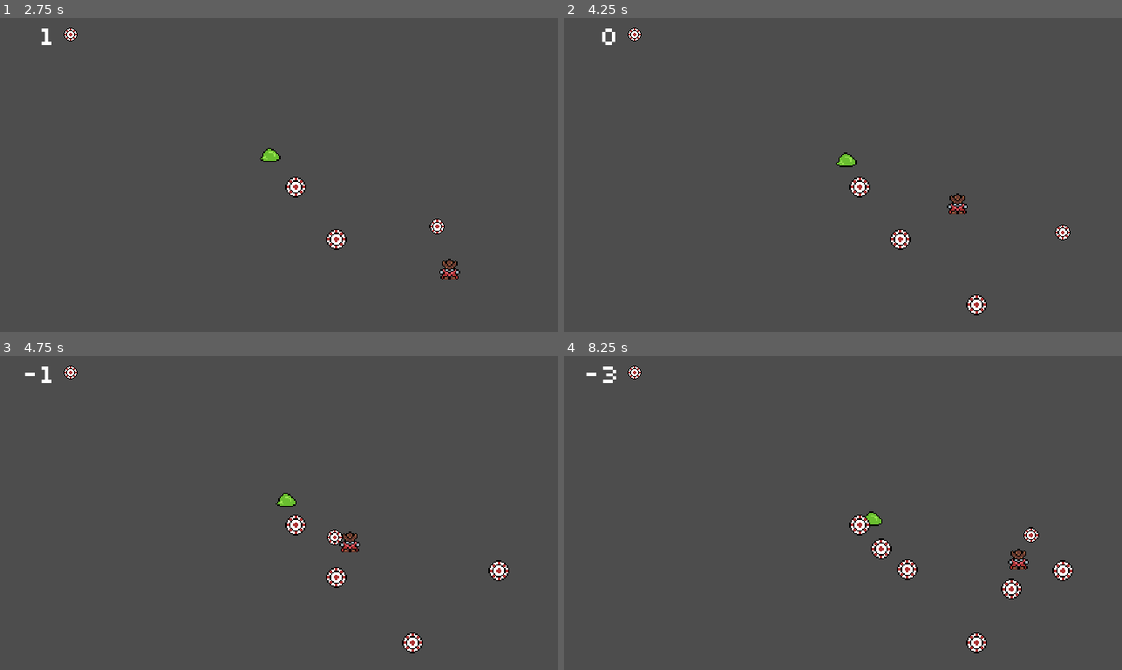
Above: before the commit, frames 1-4 (two rows, left to right).
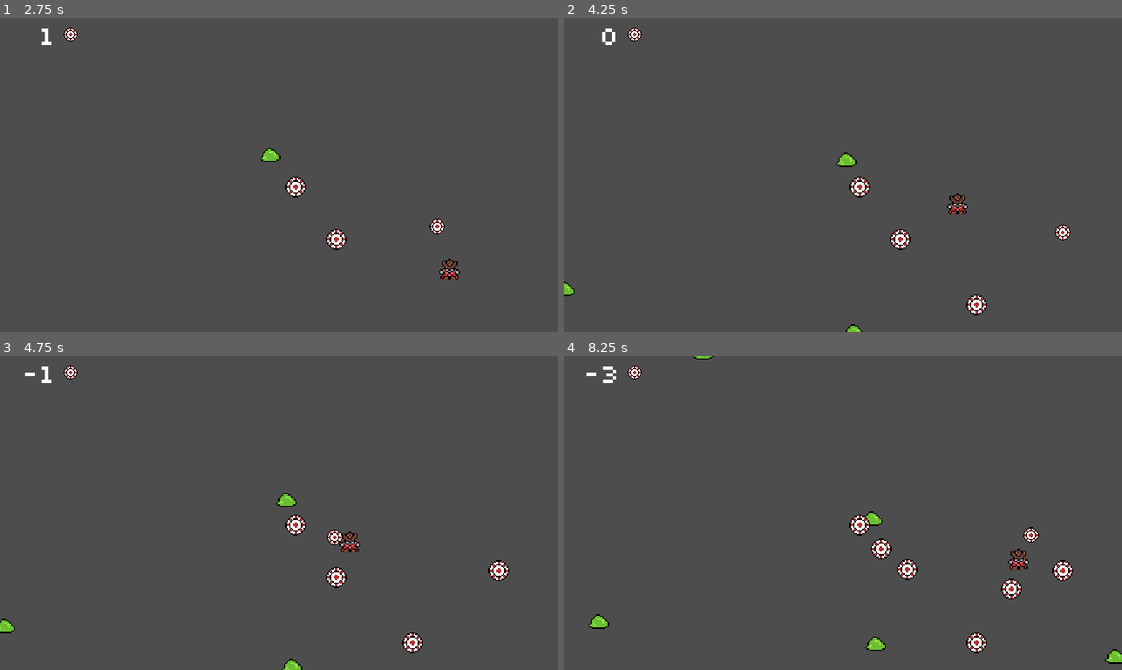
Above: after the commit, the same moments.

Repository: tkapa/risk-it
Game: Godot game, scene res://Scenes/main.tscn
Same seed, same stepped clock (60 frames per second), same inputs: the game is played once before the commit and once after it.
Inputs (mouse positions are in pixels of both pictures, inside the frame that each line leads up to):
- Up to frame 1 (2.75 s): move the mouse to (401, 159) at 0.52 s; hold D (right) 0.53-1.28 s; tap Space (throw) at 0.6, 1.35, 2.1 s; move the mouse to (167, 190) at 1.27 s; hold S (down) 1.28-2.03 s; move the mouse to (334, 105) at 2.02 s; hold D (right) from 2.03 s (still down)
- Up to frame 2 (4.25 s): move the mouse to (815, 237) at 2.77 s; release D (right) at 2.78 s; hold W (up) 2.78-3.53 s; tap Space (throw) at 2.85, 3.6 s; move the mouse to (1010, 222) at 3.52 s; hold A (left) from 3.53 s (still down)
- Up to frame 3 (4.75 s): keep holding A (left); move the mouse to (111, 465) at 4.27 s; tap Space (throw) at 4.35 s
- Up to frame 4 (8.25 s): move the mouse to (870, 513) at 5.02 s; release A (left) at 5.03 s; hold S (down) 5.03-5.78 s; tap Space (throw) every 0.75 s from 5.1 to 8.1 s; move the mouse to (759, 434) at 5.77 s; hold D (right) 5.78-6.53 s; move the mouse to (965, 497) at 6.52 s; hold W (up) 6.53-7.28 s; move the mouse to (731, 528) at 7.27 s; hold D (right) 7.28-8.03 s; move the mouse to (898, 443) at 8.02 s; hold S (down) from 8.03 s (still down)

Frame 1 is identical in both runs. In frame 2, 0.1% of the frame differs, in the area x 0-54%, y 83-100%; in frame 3, 0.2%; in frame 4, 0.4%, in the area x 4-100%, y 0-99%.

Commit message:
Enemy Spawning.

Diff:
--- /dev/null
+++ b/Scenes/enemy_spawn_track.gd
@@ -0,0 +1,24 @@
+class_name EnemySpawner extends Path2D
+
+@export var spawn_time : float = 2
+
+@onready var spawn_point : PathFollow2D = $EnemySpawnPoint
+var spawn_timer : Timer = Timer.new()
+
+var enemy_scene : PackedScene = preload("res://Entities/Enemies/enemy.tscn")
+
+var slime : EnemyStats = preload("res://Resources/Enemies/slime.tres")
+
+func _ready():
+	spawn_timer.timeout.connect(_on_spawn_timer_timeout)
+	add_child(spawn_timer)
+	spawn_timer.start(spawn_time)
+
+func _on_spawn_timer_timeout():
+	spawn_point.progress_ratio = randf_range(0, 1)
+
+	var enemy : Enemy = enemy_scene.instantiate()
+	enemy.position = spawn_point.position
+	enemy.enemy_stats = slime
+
+	get_parent().add_child(enemy)
--- a/Scenes/main.tscn
+++ b/Scenes/main.tscn
@@ -6,6 +6,13 @@
 [ext_resource type="PackedScene" uid="uid://dv5mjtjnmmlae" path="res://Entities/Enemies/enemy.tscn" id="3_8gbba"]
 [ext_resource type="PackedScene" uid="uid://se3rgu7umfgo" path="res://Scenes/UI/player_hp.tscn" id="3_jjvhh"]
 [ext_resource type="PackedScene" uid="uid://bmj1phiqd4ot5" path="res://Entities/Pickups/Chip/chip_pickup.tscn" id="4_jjvhh"]
+[ext_resource type="Script" uid="uid://deqbdl82kddyn" path="res://Scenes/enemy_spawn_track.gd" id="7_6bp64"]
+
+[sub_resource type="Curve2D" id="Curve2D_21xkr"]
+_data = {
+"points": PackedVector2Array(0, 0, 0, 0, 433.333, -6.66667, 0, 0, 0, 0, 434, 244, 0, 0, 0, 0, -0.666667, 246, 0, 0, 0, 0, -4.66667, -5.33333, 0, 0, 0, 0, 378, -8, 0, 0, 0, 0, 433.333, -6.66667)
+}
+point_count = 6
 
 [node name="Main" type="Node"]
 
@@ -45,3 +52,11 @@
 
 [node name="ChipPickup" parent="GameArea" instance=ExtResource("4_jjvhh")]
 position = Vector2(226, 129.333)
+
+[node name="EnemySpawnTrack" type="Path2D" parent="GameArea"]
+curve = SubResource("Curve2D_21xkr")
+script = ExtResource("7_6bp64")
+
+[node name="EnemySpawnPoint" type="PathFollow2D" parent="GameArea/EnemySpawnTrack"]
+position = Vector2(433.333, -6.66667)
+rotation = 1.56814
Not shown, added: Scenes/enemy_spawn_track.gd.uid
Not shown: 1 places in Scenes/main.tscn that only renumber resources
